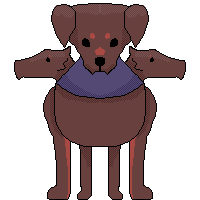
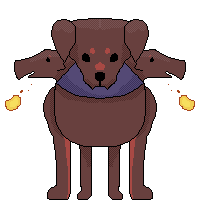
The second 200px x 200px image is a revision of the first. Changes to its layers:
added layer "Copy of Layer 6 Merged" above "Layer 6" over [5, 3, 195, 111]
moved "Layer 4" into group "Layer 6" over [5, 3, 195, 111]
moved "Layer 5" (1st of 2, in "Layer 6") into group "Layer 6" over [5, 3, 195, 111]
moved "Layer 5" (2nd of 2, in "Layer 6") into group "Layer 6", painted on it over [5, 3, 195, 111]
"Background": opacity 100% → 0% over [5, 71, 35, 111]
